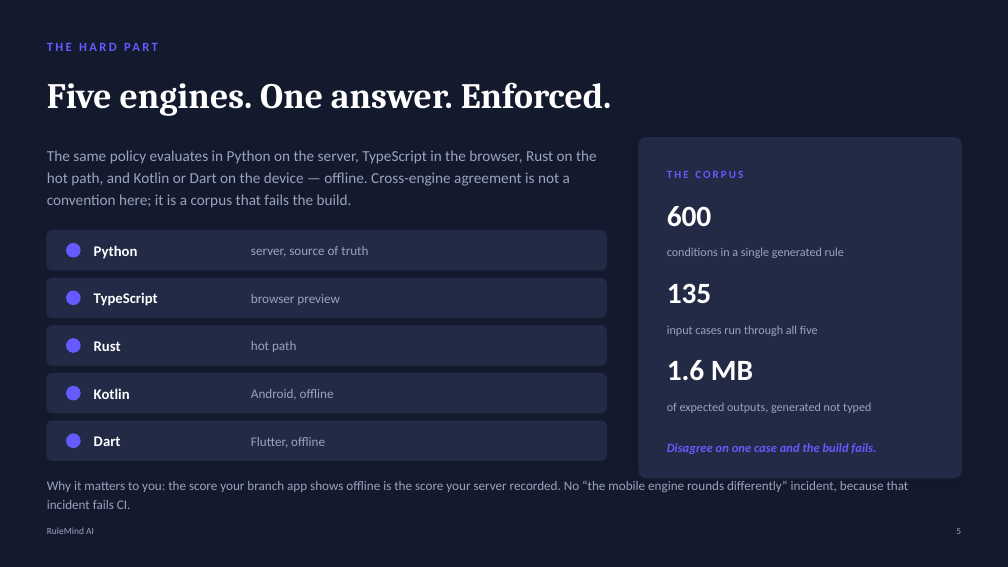
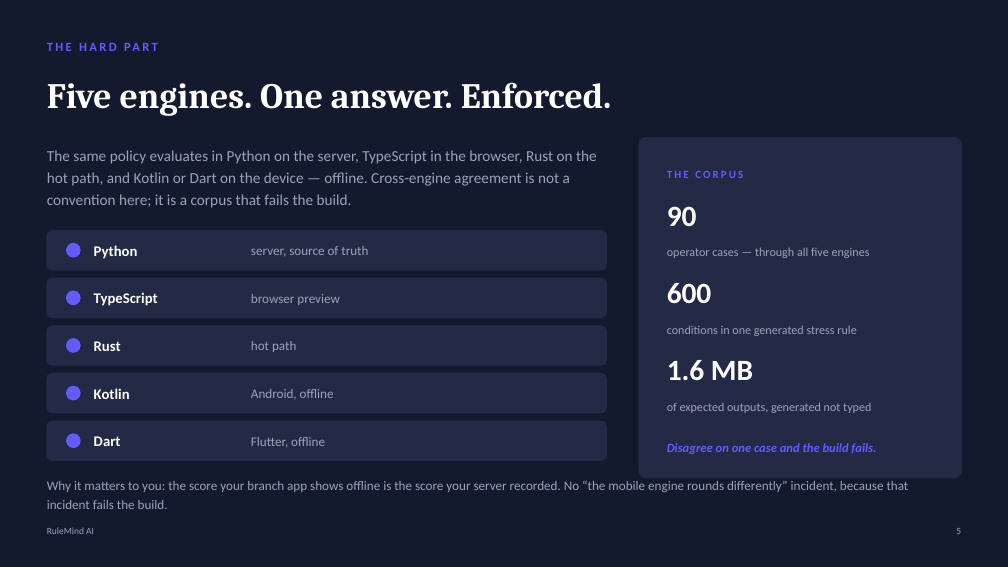
Before and after one commit to tanmayiift/rulemind-ai, a slide deck: slide 5 of docs/deck/RuleMind-AI.pptx. Drawn at 1008x567 pixels with LibreOffice and Linux fonts; fonts in the diff are those of the drawing. Boxes give left, top, right and bottom in pixels: in the first picture for what was removed or moved away, otherwise in the second. Text is boxed around its words. In the diff, an @@ line names an element or a change of style, - is before the commit and + after.

```diff
--- a/docs/deck/RuleMind-AI.pptx
+++ b/docs/deck/RuleMind-AI.pptx
@@ text added at box(667, 206, 697, 226), 28 pt, text #FFFFFF, bold @@
+90
@@ text at box(667, 247, 870, 258): text changed @@
-conditions in a single generated rule
+operator cases — through all five engines
@@ text "600": place and size @@
-text "600" at box(667, 206, 712, 227)
+text "600" at box(667, 283, 712, 304)
@@ text removed at box(667, 283, 712, 303) @@
-135
@@ text at box(667, 325, 856, 336): text changed @@
-input cases run through all five
+conditions in one generated stress rule
@@ text at box(47, 481, 909, 509): text changed @@
-Why it matters to you: the score your branch app shows offline is the score your server recorded. No “the mobile engine rounds differently” incident, because that incident fails CI.
+Why it matters to you: the score your branch app shows offline is the score your server recorded. No “the mobile engine rounds differently” incident, because that incident fails the build.
```
Also in this commit, not shown: 2 other files.
